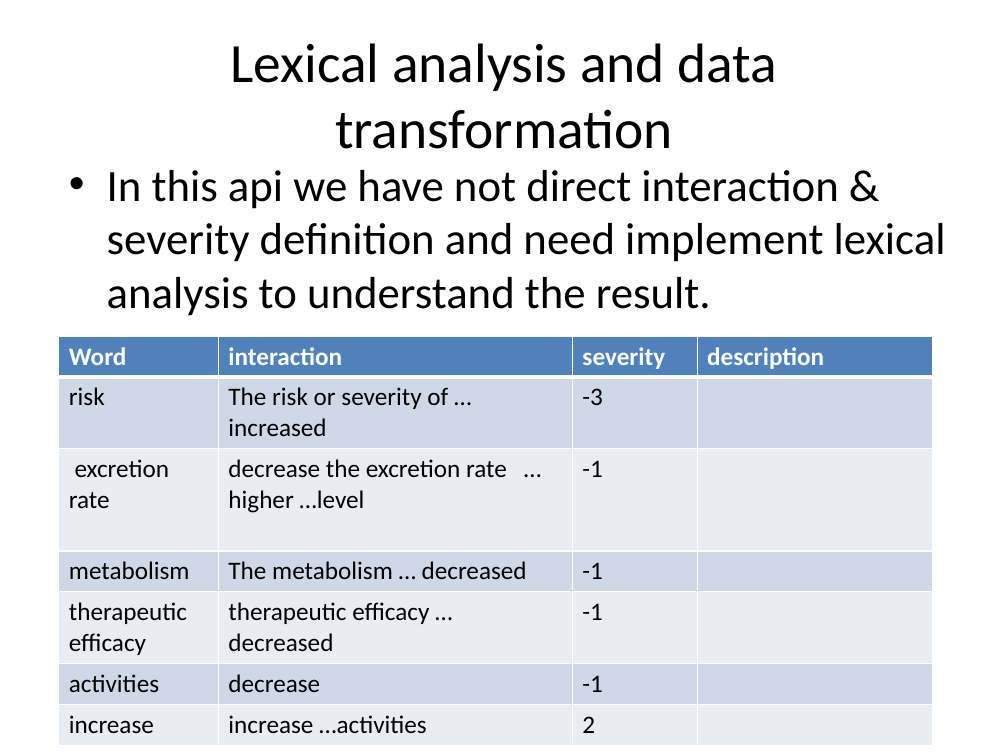
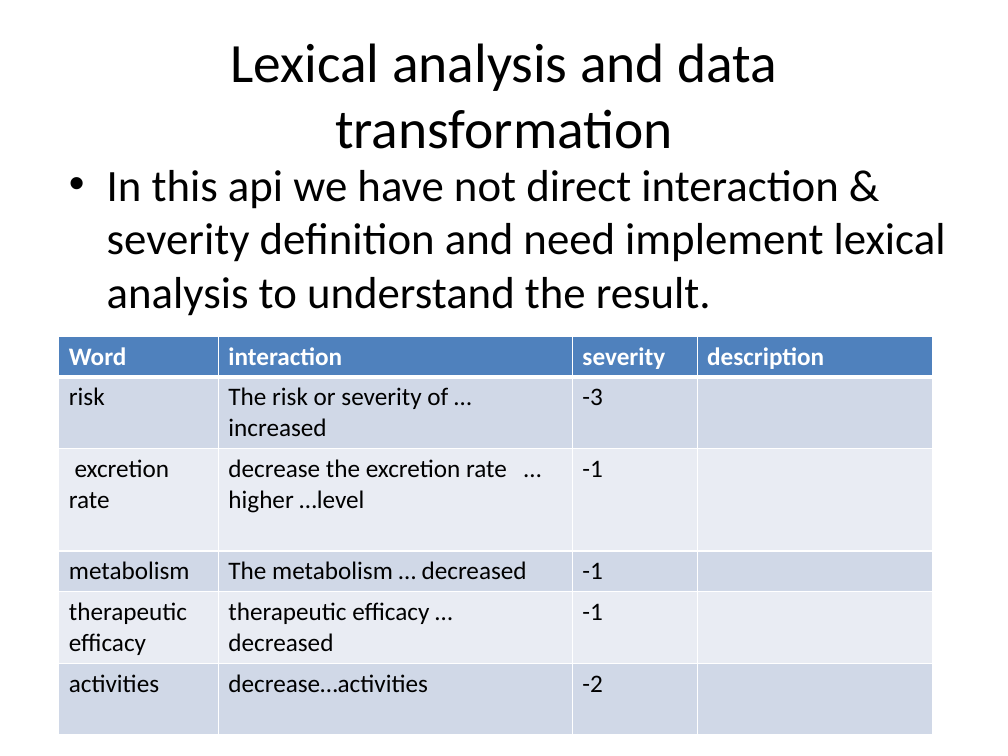
Before and after one commit to katkovOlga/nayaProject, a slide deck: slide 20 of FinalProject.pptx. Drawn at 1008x756 pixels with LibreOffice and Linux fonts; fonts in the diff are those of the drawing. Boxes give left, top, right and bottom in pixels: in the first picture for what was removed or moved away, otherwise in the second. Text is boxed around its words. In the diff, an @@ line names an element or a change of style, - is before the commit and + after.

```diff
--- a/FinalProject.pptx
+++ b/FinalProject.pptx
@@ table at (58, 336, 931, 730) @@
-row 6: activities | decrease | -1 | 
-row 7: increase | increase …activities | 2 | 
+row 6: activities | decrease…activities | -2 | 
```
Also in this commit, not shown: 3 other slides changed, 2 other files.
